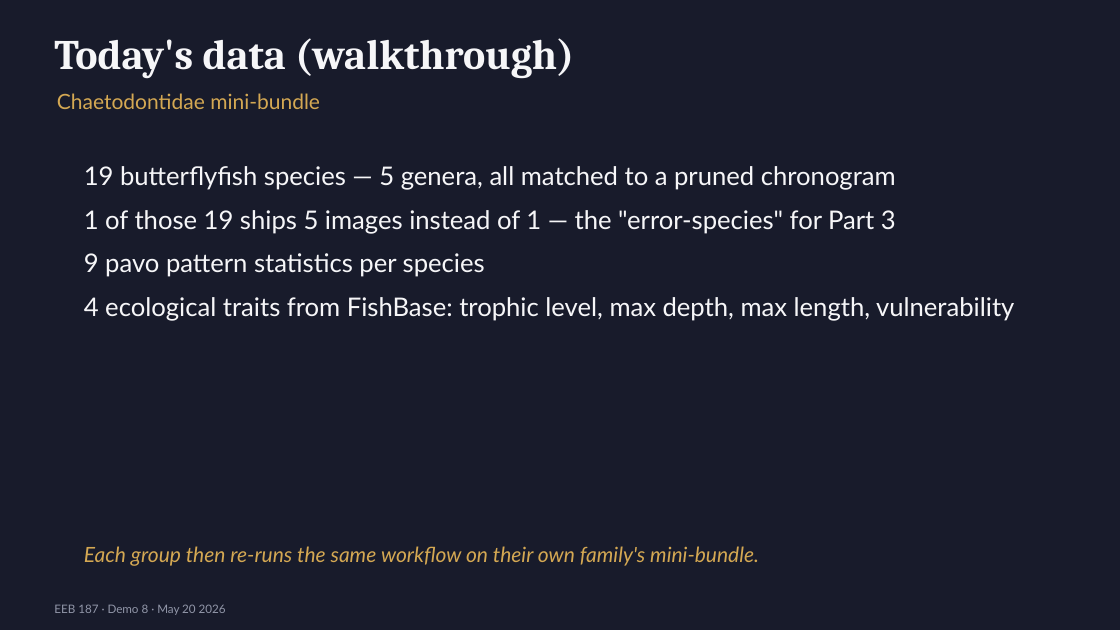
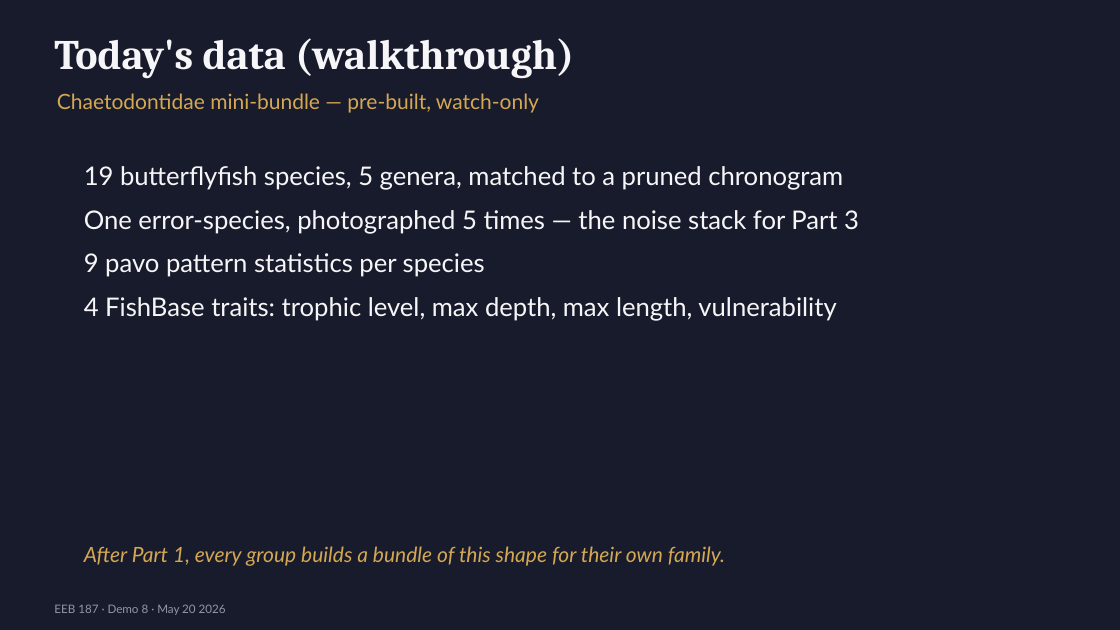
Before and after one commit to michaelalfaro/eeb187-demos, a slide deck: slide 4 of demo8/slides/demo8-intro-slides.pptx. Drawn at 1120x630 pixels with LibreOffice and Linux fonts; fonts in the diff are those of the drawing. Boxes give left, top, right and bottom in pixels: in the first picture for what was removed or moved away, otherwise in the second. Text is boxed around its words. In the diff, an @@ line names an element or a change of style, - is before the commit and + after.

```diff
--- a/demo8/slides/demo8-intro-slides.pptx
+++ b/demo8/slides/demo8-intro-slides.pptx
@@ text at (x1=57, y1=93, x2=539, y2=113): text changed @@
-Chaetodontidae mini-bundle
+Chaetodontidae mini-bundle — pre-built, watch-only
@@ text at (x1=84, y1=166, x2=859, y2=234): text changed @@
-19 butterflyfish species — 5 genera, all matched to a pruned chronogram
-1 of those 19 ships 5 images instead of 1 — the "error-species" for Part 3
+19 butterflyfish species, 5 genera, matched to a pruned chronogram
+One error-species, photographed 5 times — the noise stack for Part 3
@@ text at (x1=84, y1=297, x2=836, y2=321): text changed @@
-4 ecological traits from FishBase: trophic level, max depth, max length, vulnerability
+4 FishBase traits: trophic level, max depth, max length, vulnerability
@@ text at (x1=84, y1=546, x2=725, y2=566): text changed @@
-Each group then re-runs the same workflow on their own family's mini-bundle.
+After Part 1, every group builds a bundle of this shape for their own family.
```
Also in this commit, not shown: 1 other slide changed, 1 slide added, 44 other files.
